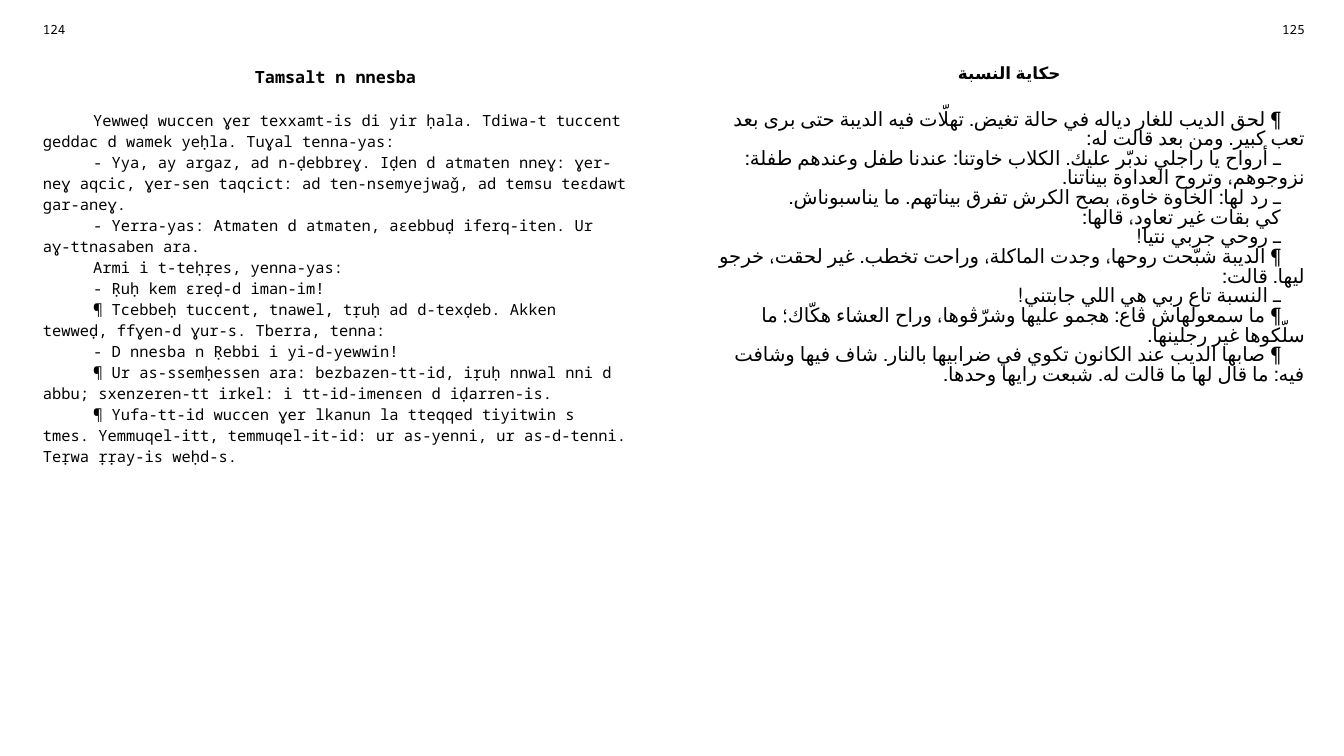
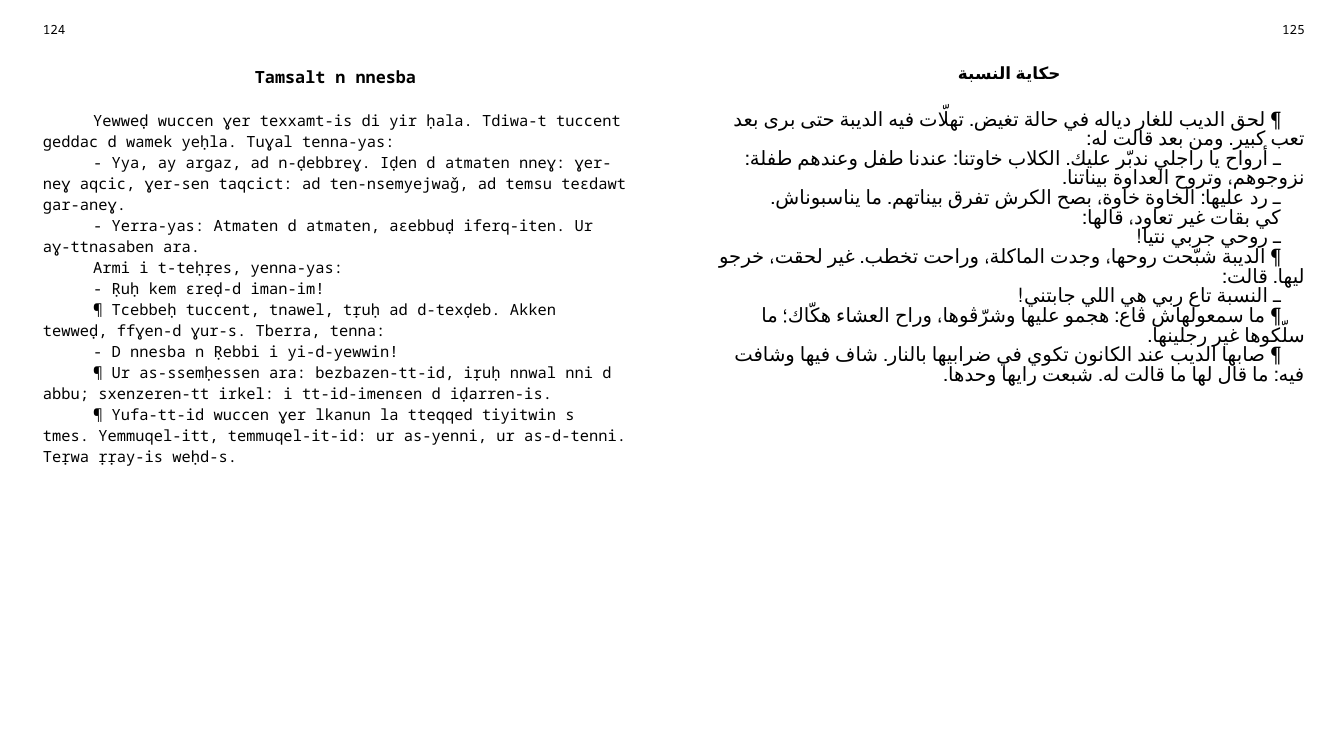
Before and after one commit to sferhah/tamacahut_n_wuccen, a slide deck: slide 58 of Uccen.ConsoleApp/uccen.arq.pptx. Drawn at 1344x756 pixels with LibreOffice and Linux fonts; fonts in the diff are those of the drawing. Boxes give left, top, right and bottom in pixels: in the first picture for what was removed or moved away, otherwise in the second. Text is boxed around its words. In the diff, an @@ line names an element or a change of style, - is before the commit and + after.

```diff
--- a/Uccen.ConsoleApp/uccen.arq.pptx
+++ b/Uccen.ConsoleApp/uccen.arq.pptx
@@ table at (32,16,1315,729) @@
-row 3, column 3: ¶ لحق الديب للغار دياله في حالة تغيض. تهلّات فيه الديبة حتى برى بعد تعب كبير. ومن بعد قالت له: / ـ أرواح يا راجلي ندبّر عليك. الكلاب خاوتنا: عندنا طفل وعندهم طفلة: نزوجوهم، وتروح العداوة بيناتنا. / ـ رد لها: الخاوة خاوة، بصح الكرش تفرق بيناتهم. ما يناسبوناش. / كي بقات غير تعاود، قالها: / ـ روحي جربي نتيا! / ¶ الديبة شبّحت روحها، وجدت الماكلة، وراحت تخطب. غير لحقت، خرجو ليها. قالت: / ـ النسبة تاع ربي هي اللي جابتني! / ¶ ما سمعولهاش ڨاع: هجمو عليها وشرّڨوها، وراح العشاء هكّاك؛ ما سلّكوها غير رجلينها. / ¶ صابها الديب عند الكانون تكوي في ضرابيها بالنار. شاف فيها وشافت فيه: ما قال لها ما قالت له. شبعت رايها وحدها.
+row 3, column 3: ¶ لحق الديب للغار دياله في حالة تغيض. تهلّات فيه الديبة حتى برى بعد تعب كبير. ومن بعد قالت له: / ـ أرواح يا راجلي ندبّر عليك. الكلاب خاوتنا: عندنا طفل وعندهم طفلة: نزوجوهم، وتروح العداوة بيناتنا. / ـ رد عليها: الخاوة خاوة، بصح الكرش تفرق بيناتهم. ما يناسبوناش. / كي بقات غير تعاود، قالها: / ـ روحي جربي نتيا! / ¶ الديبة شبّحت روحها، وجدت الماكلة، وراحت تخطب. غير لحقت، خرجو ليها. قالت: / ـ النسبة تاع ربي هي اللي جابتني! / ¶ ما سمعولهاش ڨاع: هجمو عليها وشرّڨوها، وراح العشاء هكّاك؛ ما سلّكوها غير رجلينها. / ¶ صابها الديب عند الكانون تكوي في ضرابيها بالنار. شاف فيها وشافت فيه: ما قال لها ما قالت له. شبعت رايها وحدها.
```
Also in this commit, not shown: 12 other slides changed, 1 other file.
